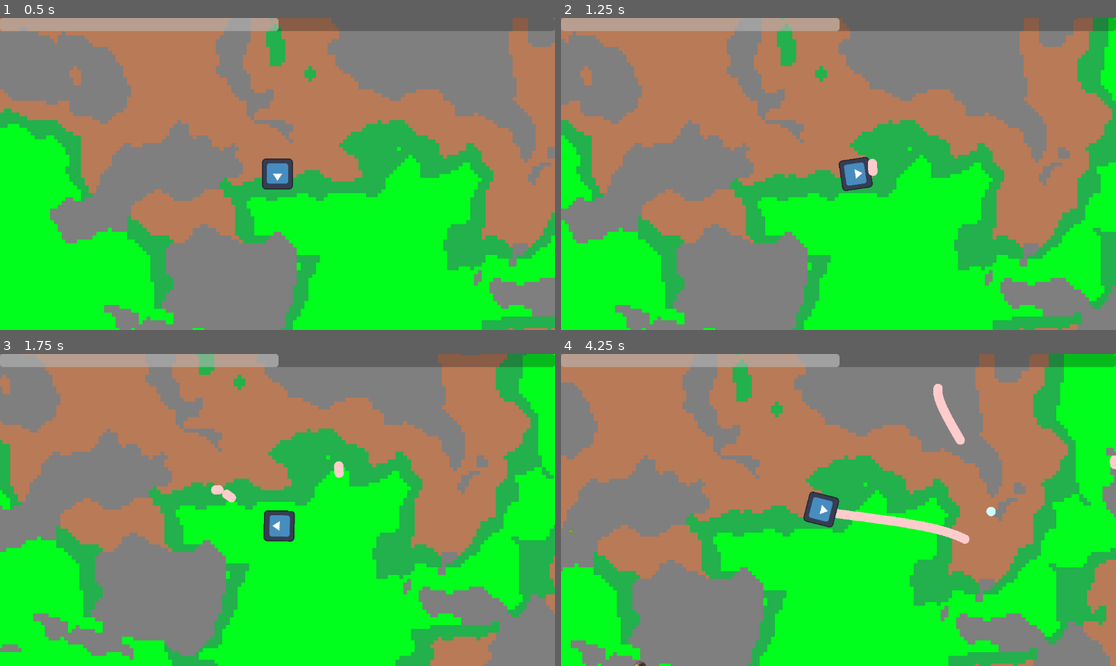
Above: before the commit, frames 1-4 (two rows, left to right).
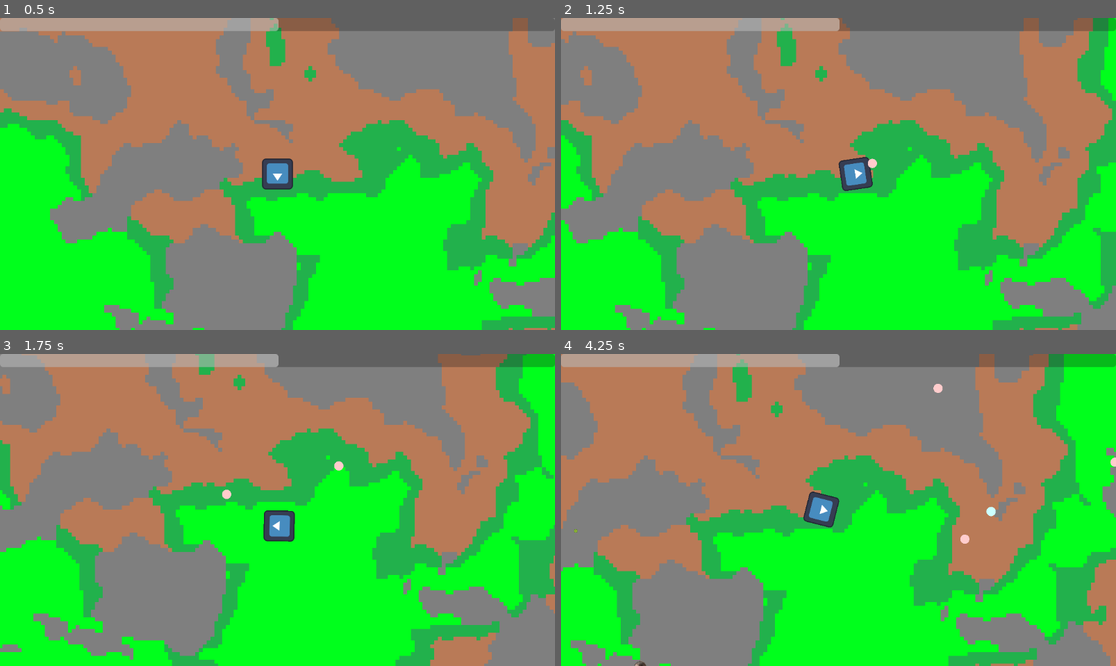
Above: after the commit, the same moments.

Repository: laniro/Birminghack26
Game: Godot game, scene res://Scenes/game.tscn
The game is run twice, just before and just after one commit, with the same random seed, the same clock (stepped at 60 frames per second) and the same inputs. The engine's default icon, where the game draws it, is replaced by a stand-in: a white triangle on a blue panel in a dark square.
Inputs (mouse positions are in pixels of both pictures, inside the frame that each line leads up to):
- Up to frame 1 (0.5 s): no input
- Up to frame 2 (1.25 s): move the mouse to (960, 158) at 0.52 s; press the mouse at (960, 158) at 0.53 s; hold D (moveRight) from 0.53 s (still down)
- Up to frame 3 (1.75 s): move the mouse to (166, 525) at 1.27 s; release D (moveRight) at 1.28 s; release the mouse at (166, 525) at 1.28 s; hold S (moveDown) from 1.28 s (still down); click (166, 525) at 1.35 s
- Up to frame 4 (4.25 s): move the mouse to (894, 441) at 2.02 s; release S (moveDown) at 2.03 s; press the mouse at (894, 441) at 2.03 s; hold D (moveRight) 2.03-2.78 s; tap E (summon) at 2.1 s; move the mouse to (810, 572) at 2.77 s; release the mouse at (810, 572) at 2.78 s; hold W (moveUp) 2.78-3.53 s; click (810, 572) at 2.85 s; move the mouse to (1005, 556) at 3.52 s; press the mouse at (1005, 556) at 3.53 s; hold A (moveLeft) from 3.53 s (still down)

Frame 1 is identical in both runs. In frame 2, less than 0.1% of the frame differs, in the area x 55-58%, y 46-51%; in frame 3, 0.1%; in frame 4, 1.1%, in the area x 1-100%, y 11-61%.

Commit message:
remove machinegun

Diff:
--- a/birminghack/Scripts/player.gd
+++ b/birminghack/Scripts/player.gd
@@ -45,7 +45,7 @@
 	if Input.is_action_just_pressed("summon"):
 		summonOrb()
 
-	if Input.is_action_pressed("attack"):
+	if Input.is_action_just_pressed("attack"):
 		shoot.emit($BulletStart.global_position)
 
 
